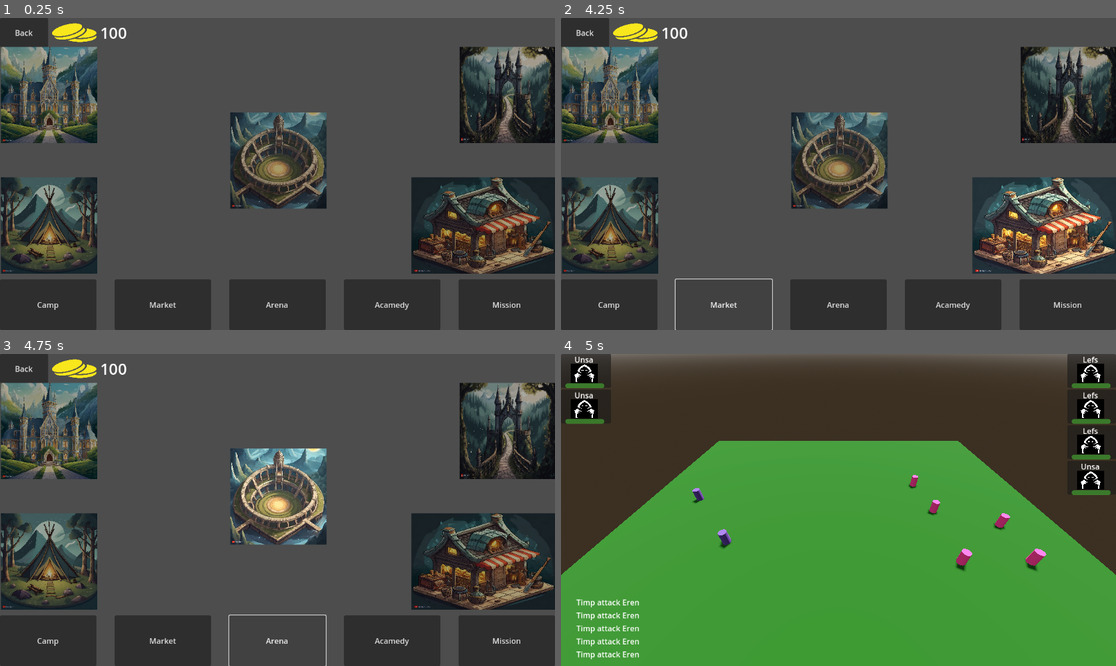
Above: before the commit, frames 1-4 (two rows, left to right).
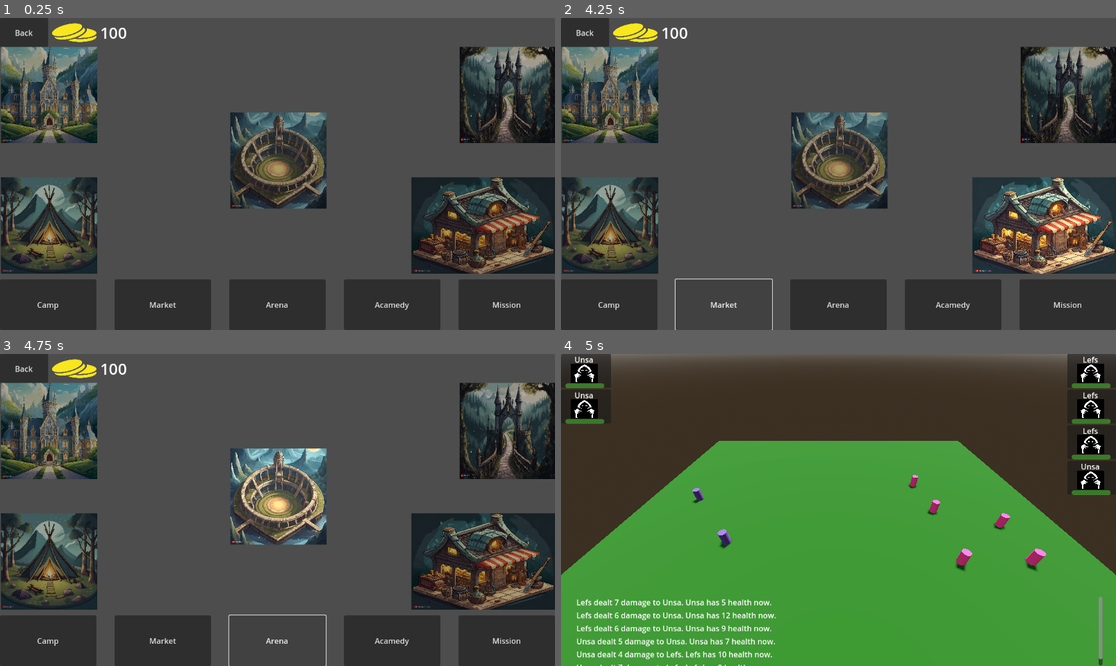
Above: after the commit, the same moments.

Repository: ualisars/ManagementPrototype
Game: Godot game, scene res://Interface/player_interface.tscn
Two runs of this game, one before a commit and one after it. Both use one fixed random seed, a clock stepped at 60 frames per second and the inputs below.
Inputs (mouse positions are in pixels of both pictures, inside the frame that each line leads up to):
- Up to frame 1 (0.25 s): no input
- Up to frame 2 (4.25 s): click "Camp" at 0.5 s; move the mouse to (960, 158) at 1.27 s; press the mouse at (960, 158) at 1.28 s; tap Enter at 2 s; move the mouse to (727, 189) at 2.02 s; release the mouse at (727, 189) at 2.03 s; click (727, 189) at 2.1 s; click "Back" at 2.75 s; click "Market" at 3.5 s
- Up to frame 3 (4.75 s): click "Arena" at 4.25 s
- Up to frame 4 (5 s): no input

Frames 1-3 are identical in both runs. In frame 4, 2.1% of the frame differs, in the area x 2-98%, y 77-100%.

Commit message:
add attack messages to console

Diff:
--- /dev/null
+++ b/Interface/arena_console.gd
@@ -0,0 +1,24 @@
+extends Control
+
+var ArenaConsoleMessageClass = preload("res://Interface/arena_console_message.tscn")
+
+@onready var console_message_container: VBoxContainer = $ScrollContainer/ConsoleMessageContainer
+
+func _ready() -> void:
+	Messenger.connect("UNIT_ATTACKED", on_character_attacked)
+
+func on_character_attacked(attack_character: Node, defend_character: Node):
+	var arena_console_message = ArenaConsoleMessageClass.instantiate()
+
+	console_message_container.add_child(arena_console_message)
+
+	var attack_name: String = attack_character.character_name
+	var defend_name: String = defend_character.character_name
+	var damage: String = str(attack_character.attack)
+	var health: String = str(defend_character.health)
+
+	var console_text = attack_name + " dealt " + damage + " damage"
+	console_text += " to " + defend_name + ". "
+	console_text += defend_name + " has " + health + " health now."
+
+	arena_console_message.add_text(console_text)
--- a/Interface/arena_console.tscn
+++ b/Interface/arena_console.tscn
@@ -1,6 +1,6 @@
 [gd_scene load_steps=2 format=3 uid="uid://bb70r86kokvep"]
 
-[ext_resource type="PackedScene" uid="uid://dnnsoh3sttb5r" path="res://Interface/arena_console_message.tscn" id="1_7smsu"]
+[ext_resource type="Script" path="res://Interface/arena_console.gd" id="1_1avgi"]
 
 [node name="ArenaConsole" type="Control"]
 layout_mode = 3
@@ -10,6 +10,7 @@
 offset_top = 505.0
 grow_horizontal = 2
 grow_vertical = 2
+script = ExtResource("1_1avgi")
 
 [node name="ScrollContainer" type="ScrollContainer" parent="."]
 clip_contents = false
@@ -25,23 +26,8 @@
 grow_vertical = 2
 horizontal_scroll_mode = 0
 
-[node name="VBoxContainer" type="VBoxContainer" parent="ScrollContainer"]
+[node name="ConsoleMessageContainer" type="VBoxContainer" parent="ScrollContainer"]
 custom_minimum_size = Vector2(0, 100)
 layout_mode = 2
 size_flags_horizontal = 3
 size_flags_vertical = 3
-
-[node name="ArenaConsoleMessage" parent="ScrollContainer/VBoxContainer" instance=ExtResource("1_7smsu")]
-layout_mode = 2
-
-[node name="ArenaConsoleMessage2" parent="ScrollContainer/VBoxContainer" instance=ExtResource("1_7smsu")]
-layout_mode = 2
-
-[node name="ArenaConsoleMessage3" parent="ScrollContainer/VBoxContainer" instance=ExtResource("1_7smsu")]
-layout_mode = 2
-
-[node name="ArenaConsoleMessage4" parent="ScrollContainer/VBoxContainer" instance=ExtResource("1_7smsu")]
-layout_mode = 2
-
-[node name="ArenaConsoleMessage5" parent="ScrollContainer/VBoxContainer" instance=ExtResource("1_7smsu")]
-layout_mode = 2
--- /dev/null
+++ b/Interface/arena_console_message.gd
@@ -0,0 +1,4 @@
+extends Label
+
+func add_text(new_text: String) -> void:
+	text = new_text
--- a/Interface/arena_console_message.tscn
+++ b/Interface/arena_console_message.tscn
@@ -1,4 +1,6 @@
-[gd_scene format=3 uid="uid://dnnsoh3sttb5r"]
+[gd_scene load_steps=2 format=3 uid="uid://dnnsoh3sttb5r"]
+
+[ext_resource type="Script" path="res://Interface/arena_console_message.gd" id="1_uqug1"]
 
 [node name="ArenaConsoleMessage" type="Label"]
 anchors_preset = 15
@@ -8,3 +10,4 @@
 grow_horizontal = 2
 grow_vertical = 2
 text = "Timp attack Eren"
+script = ExtResource("1_uqug1")
--- a/Scenes/arena_scene.gd
+++ b/Scenes/arena_scene.gd
@@ -31,6 +31,9 @@
 	arena_sidebar.add_player_characters(Player.party)
 	arena_sidebar.add_enemy_characters(enemies)
 
+	FightManager.set_fight(Player.party, enemies)
+	FightManager.complete_turn()
+
 func place_characters_on_arena(
 	characteristics: Array,
 	locations: Array,
--- a/World/Messenger.gd
+++ b/World/Messenger.gd
@@ -3,3 +3,5 @@
 signal UNIT_HIRED(CharacterCharacteristics: Node)
 
 signal PLAYER_INFO_UPDATED
+
+signal UNIT_ATTACKED(attack_unit: Node, defend_unit: Node)
--- a/World/fight_manager.gd
+++ b/World/fight_manager.gd
@@ -3,6 +3,8 @@
 var player_characters: Array
 var enemy_characters: Array
 var characters: Array
+
+var rng = RandomNumberGenerator.new()
 
 func set_fight(_player_characters: Array, _enemy_characters: Array) -> void:
 	player_characters = _player_characters
@@ -13,6 +15,8 @@
 func complete_turn():
 	characters.sort_custom(cast_speed_array_sort)
 
+	turn()
+
 func cast_speed_array_sort(character1, character2):
 	if character1.cast_speed < character2.cast_speed:
 		return true
@@ -21,17 +25,18 @@
 
 func turn() -> void:
 	for character in characters:
-		pass
+		var enemy = choose_enemy(character)
+		attack(character, enemy)
 
 func attack(attack_character: Node, defend_character: Node) -> void:
-	pass
+	var damage = attack_character.attack - defend_character.defense
+	defend_character.health -= damage
+	Messenger.UNIT_ATTACKED.emit(attack_character, defend_character)
 
 
-# Called when the node enters the scene tree for the first time.
-func _ready() -> void:
-	pass # Replace with function body.
-
-
-# Called every frame. 'delta' is the elapsed time since the previous frame.
-func _process(delta: float) -> void:
-	pass
+func choose_enemy(character: Node) -> Node:
+	if character.is_belongs_to_player:
+		var index = rng.randi_range(0, enemy_characters.size() - 1)
+		return enemy_characters[index]
+	var index = rng.randi_range(0, player_characters.size() - 1)
+	return player_characters[index]
--- a/project.godot
+++ b/project.godot
@@ -21,6 +21,7 @@
 Messenger="*res://World/messenger.tscn"
 CharacterGenerator="*res://World/character_generator.tscn"
 ArenaManager="*res://World/arena_manager.tscn"
+FightManager="*res://World/fight_manager.tscn"
 
 [input]
 
